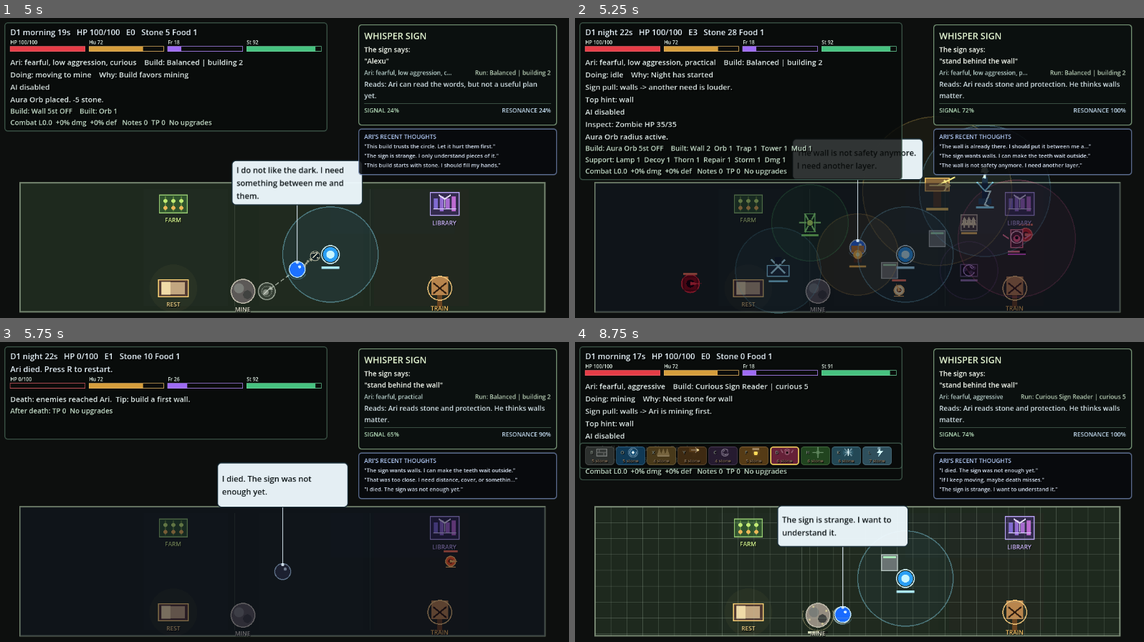
Above: before the commit, frames 1-4 (two rows, left to right).
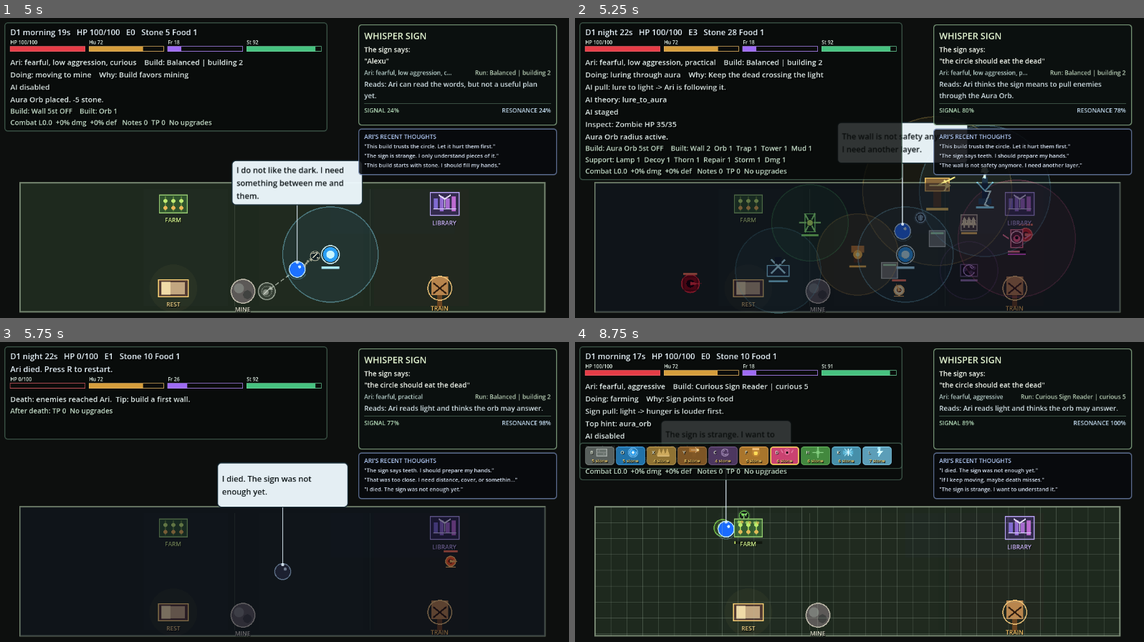
Above: after the commit, the same moments.

Repository: JoranHein/ai-survival-trainer
Game: Godot game, scene res://scenes/main/Main.tscn
The game is run twice, just before and just after one commit, with the same random seed, the same clock (stepped at 60 frames per second) and the same inputs.
Inputs (mouse positions are in pixels of both pictures, inside the frame that each line leads up to):
- Up to frame 1 (5 s): tap Enter at 0.5 s; move the mouse to (409, 159) at 0.52 s; hold D 0.53-1.25 s; tap T at 0.6 s; click (409, 159) at 0.67 s; click (455, 177) at 1.27 s; type "Alex" at 1.35 s; move the mouse to (170, 192) at 2.02 s; tap U at 2.1 s; click "Commit" at 2.75 s; move the mouse to (341, 105) at 3.52 s; hold D from 3.53 s (still down); tap R at 3.6 s; move the mouse to (256, 240) at 4.27 s; tap P at 4.35 s; click (256, 240) at 4.42 s
- Up to frame 2 (5.25 s): move the mouse to (1030, 222) at 5.02 s; release D at 5.03 s; tap V at 5.1 s
- Up to frame 3 (5.75 s): no input
- Up to frame 4 (8.75 s): tap R at 5.75 s; move the mouse to (683, 450) at 5.77 s; tap 1 at 5.85 s; move the mouse to (887, 498) at 6.52 s; tap 2 at 6.6 s; click (887, 498) at 6.67 s; move the mouse to (774, 420) at 7.27 s; hold D from 7.28 s (still down); tap 3 at 7.35 s; move the mouse to (984, 483) at 8.02 s; tap 4 at 8.1 s

Frame 1 is identical in both runs. In frame 2, 5.6% of the frame differs, in the area x 1-96%, y 13-80%; in frame 3, 1.1%; in frame 4, 11%, in the area x 1-97%, y 3-98%.

Commit message:
Add combat training behavior

Diff:
--- a/godot_game/scripts/ari/AriController.gd
+++ b/godot_game/scripts/ari/AriController.gd
@@ -274,7 +274,7 @@
 
 	var to_target := target_position - global_position
 	if to_target.length() > build_arrive_distance:
-		current_action = "moving to %s" % job
+		current_action = _moving_action_for_job(job)
 		global_position += to_target.normalized() * minf(move_speed * delta, to_target.length())
 		queue_redraw()
 		return false
@@ -316,6 +316,8 @@
 		return _make_action_cue("reflect", phase, Color(0.74, 0.66, 1.0, 1.0))
 	if action.find("repair") >= 0:
 		return _make_action_cue("repair", phase, Color(0.48, 0.88, 1.0, 1.0))
+	if action.find("flee") >= 0:
+		return _make_action_cue("flee", phase, Color(1.0, 0.46, 0.34, 1.0))
 	if action.find("cover") >= 0 or action.find("lure") >= 0 or action.find("aura") >= 0:
 		return _make_action_cue("wait", phase, Color(0.70, 0.88, 1.0, 1.0))
 	if (
@@ -444,6 +446,17 @@
 		"phase": phase,
 		"color": color,
 	}
+
+
+func _moving_action_for_job(job: String) -> String:
+	match job:
+		"use_cover":
+			return "moving to wall cover"
+		"lure_to_aura":
+			return "moving to aura lure"
+		"flee":
+			return "fleeing"
+	return "moving to %s" % job
 
 
 func _draw() -> void:
--- a/godot_game/scripts/ari/AriMind.gd
+++ b/godot_game/scripts/ari/AriMind.gd
@@ -4,6 +4,8 @@
 @export var target_wall_count := 2
 @export var target_aura_orb_count := 1
 @export var night_close_seconds := 8.0
+@export var night_flee_enemy_distance := 44.0
+@export var night_low_hp_ratio := 0.35
 
 
 func choose_daytime_job(context: Dictionary) -> Dictionary:
@@ -63,7 +65,10 @@
 	var sign_wall_preference := _hint(priority_hints, "wall")
 	var sign_aura_preference := _hint(priority_hints, "aura_orb")
 	var sign_mining_preference := _hint(priority_hints, "mining")
-	var sign_combat_preference := _hint(priority_hints, "combat_training")
+	var sign_combat_preference := maxf(
+		maxf(_hint(priority_hints, "combat_training"), _hint(priority_hints, "train_combat")),
+		maxf(_hint(priority_hints, "fight"), _hint(priority_hints, "prepare_weapon"))
+	)
 	var sign_food_preference := _hint(priority_hints, "farm_food")
 	var sign_trap_preference := _hint(priority_hints, "build_trap")
 	var sign_tower_preference := _hint(priority_hints, "build_tower")
@@ -273,6 +278,45 @@
 	return _job("wait_or_idle", "Basic defenses ready")
 
 
+func choose_night_tactic(context: Dictionary) -> Dictionary:
+	if not bool(context.get("is_night", false)):
+		return _job("wait_or_idle", "Night tactic inactive")
+	if int(context.get("enemy_count", 0)) <= 0:
+		return _job("wait_or_idle", "Night has started")
+
+	var priority_hints := _priority_hints(context)
+	var cover_preference := maxf(
+		maxf(_hint(priority_hints, "use_existing_wall"), _hint(priority_hints, "wait_behind_wall")),
+		maxf(_hint(priority_hints, "use_cover"), _hint(priority_hints, "hide"))
+	)
+	var aura_lure_preference := _hint(priority_hints, "lure_to_aura")
+	var flee_preference := maxf(_hint(priority_hints, "flee"), _hint(priority_hints, "kite"))
+	var has_valid_cover := bool(context.get("has_valid_cover", int(context.get("wall_count", 0)) > 0))
+	var has_valid_aura := bool(context.get("has_valid_aura", int(context.get("aura_orb_count", 0)) > 0))
+	var nearest_enemy_distance := float(context.get("nearest_enemy_distance", INF))
+	var ari_hp_ratio := clampf(float(context.get("ari_hp_ratio", 1.0)), 0.0, 1.0)
+	var wants_cover := cover_preference > 0.25
+	var wants_aura_lure := aura_lure_preference > 0.25
+
+	if ari_hp_ratio <= night_low_hp_ratio:
+		return _job("flee", "HP is low; move away from danger")
+	if nearest_enemy_distance <= night_flee_enemy_distance:
+		return _job("flee", "Enemies are too close; move")
+	if wants_cover and not has_valid_cover:
+		return _job("flee", "The wall is gone; find another answer")
+	if wants_aura_lure and not has_valid_aura:
+		return _job("flee", "The light is gone; find another answer")
+	if wants_aura_lure and has_valid_aura and aura_lure_preference >= cover_preference:
+		return _job("lure_to_aura", "Keep the dead crossing the light")
+	if wants_cover and has_valid_cover:
+		return _job("use_cover", "Keep the wall between Ari and teeth")
+	if wants_aura_lure and has_valid_aura:
+		return _job("lure_to_aura", "Keep the dead crossing the light")
+	if flee_preference > 0.25:
+		return _job("flee", "Sign asks for distance")
+	return _job("wait_or_idle", "No night tactic")
+
+
 func thought_for_job(job: String, reason: String, personality := {}, run_build := {}) -> String:
 	var lower_reason := reason.to_lower()
 	match job:
@@ -336,6 +380,16 @@
 			return "The wall is already there. I should put it between me and their teeth."
 		"lure_to_aura":
 			return "If they cross the light, I do not have to touch them."
+		"flee":
+			if lower_reason.find("wall") >= 0:
+				return "The wall is gone. I need another answer."
+			if lower_reason.find("light") >= 0:
+				return "The light is gone. I need to move before they reach me."
+			if lower_reason.find("close") >= 0:
+				return "They are too close. I have to move."
+			if lower_reason.find("hp") >= 0 or lower_reason.find("low") >= 0:
+				return "I am too hurt to trust this spot."
+			return "This place is not safe. I have to move."
 		"build_storm_rod":
 			if lower_reason.find("wings") >= 0 or lower_reason.find("sky") >= 0:
 				return "The wall did not reach the sky. The storm might."
--- a/godot_game/scripts/ari/SignMind.gd
+++ b/godot_game/scripts/ari/SignMind.gd
@@ -23,7 +23,7 @@
 ]
 
 const KEYWORDS := {
-	"combat_training": ["train", "training", "combat", "fight", "hurt", "attack", "weapon", "weapons", "sword", "bow", "arrow", "arrows", "kill", "teeth", "danger", "hands"],
+	"combat_training": ["train", "training", "combat", "fight", "hurt", "attack", "weapon", "weapons", "sword", "bow", "arrow", "arrows", "kill", "teeth", "danger", "hands", "prepare", "ready", "hit", "hits", "hitting"],
 	"range": ["bow", "arrow", "arrows", "distance", "far"],
 	"wall": ["wall", "walls", "stone", "fortress", "protect"],
 	"aura_orb": ["light", "circle", "orb", "ward"],
--- a/godot_game/scripts/world/World.gd
+++ b/godot_game/scripts/world/World.gd
@@ -271,27 +271,25 @@
 		"morning_idle":
 			_stage_morning_intent_path()
 		"midday_alive":
-			select_run_build_preset(3, false)
-			commit_sign("stand behind the wall")
+			select_run_build_preset(6, false)
+			commit_sign("train combat before night")
 			var arena := get_arena_rect()
 			resource_system.call("add_stone", 84)
 			resource_system.call("add_food", 2)
 			_place_visual_review_defense_layout(arena)
 			_damage_structure_near(arena.get_center() + Vector2(72.0, -16.0), 26.0)
-			sign_interpretation = "Ari thinks the sign means to use the existing wall as cover."
+			sign_interpretation = "Ari reads danger and practice. The dummy may help."
 			sign_priority_hints = _normalize_ai_priority_hints({
-				"use_existing_wall": 0.9,
-				"wait_behind_wall": 0.85,
-				"use_cover": 0.9,
-				"build_wall": 0.1,
+				"train_combat": 0.9,
+				"fight": 0.65,
 			})
 			sign_strength = 0.78
 			sign_resonance = 0.76
-			ai_survival_theory = "use_cover"
+			ai_survival_theory = "train_combat"
 			ai_status = "AI staged"
 			_stage_ari_needs(68.0, 82.0, 22.0)
 			day_night.advance(21.0)
-			_advance_debug_daytime(4.0)
+			_advance_debug_daytime(7.0)
 			_set_status_message("Ari read the sign.", 1.8)
 			_show_current_job_thought(true)
 			selected_build_type = SPIKE_TRAP_BUILD_ID
@@ -305,6 +303,16 @@
 			resource_system.call("add_stone", 84)
 			_place_visual_review_defense_layout(arena)
 			_damage_structure_near(arena.get_center() + Vector2(72.0, -16.0), 26.0)
+			commit_sign("the circle should eat the dead")
+			sign_interpretation = "Ari thinks the sign means to pull enemies through the Aura Orb."
+			sign_priority_hints = _normalize_ai_priority_hints({
+				"lure_to_aura": 0.95,
+				"place_aura_orb": 0.2,
+			})
+			sign_strength = 0.80
+			sign_resonance = 0.78
+			ai_survival_theory = "lure_to_aura"
+			ai_status = "AI staged"
 			selected_build_type = AURA_ORB_BUILD_ID
 			build_grid.call("set_selected_build_type", selected_build_type)
 			_set_status_message("Aura Orb radius active.", 2.0)
@@ -312,6 +320,7 @@
 			_spawn_enemy(arena.position + Vector2(arena.size.x * 0.58, arena.size.y * 0.84), "runner")
 			_spawn_enemy(arena.position + Vector2(arena.size.x * 0.18, arena.size.y * 0.78), "brute")
 			_spawn_enemy(arena.position + Vector2(arena.size.x * 0.75, arena.size.y * 0.18), "flying")
+			_advance_ari_night_tactic(1.0)
 			_show_current_job_thought(true)
 			_damage_structure_near(arena.get_center() + Vector2(72.0, -16.0), 999.0)
 		"ari_dead_or_damaged":
@@ -1120,8 +1129,7 @@
 		_clear_ari_intent()
 		return
 	if day_night.is_night():
-		_clear_ari_intent()
-		ari.call("stop_daytime_job", "Night has started")
+		_advance_ari_night_tactic(delta)
 		return
 
 	if _is_mining_enabled():
@@ -1188,6 +1196,28 @@
 			ari.call("wait_near", delta, wait_position, reason)
 
 
+func _advance_ari_night_tactic(delta: float) -> void:
+	if enemies.is_empty():
+		_clear_ari_intent()
+		ari.call("stop_daytime_job", "Night has started")
+		return
+
+	var decision: Dictionary = ari_mind.call("choose_night_tactic", _get_night_tactic_context())
+	var job := str(decision.get("job", "wait_or_idle"))
+	var reason := str(decision.get("reason", "Night has started"))
+	match job:
+		"use_cover":
+			_advance_ari_cover_job(delta, reason)
+		"lure_to_aura":
+			_advance_ari_aura_lure_job(delta, reason)
+		"flee":
+			_advance_ari_flee_job(delta, reason)
+		_:
+			var wait_position := _get_defense_wait_position()
+			_set_ari_intent(wait_position, "Wait")
+			ari.call("wait_near", delta, wait_position, reason)
+
+
 func _advance_ari_build_job(delta: float, build_type: String, reason: String) -> void:
 	var slot := _get_next_build_slot(build_type)
 	if not slot.has("cell"):
@@ -1226,11 +1256,12 @@
 func _advance_ari_cover_job(delta: float, reason: String) -> void:
 	var cover := _find_cover_position()
 	if not bool(cover.get("valid", false)):
-		var wait_position := _get_defense_wait_position()
-		_set_ari_intent(wait_position, "Cover")
-		ari.call("wait_near", delta, wait_position, "No wall cover available")
+		_advance_ari_flee_job(delta, "The wall is gone; find another answer")
 		return
 	var target_position: Vector2 = cover["position"]
+	if day_night.is_night() and _is_position_too_dangerous(target_position):
+		_advance_ari_flee_job(delta, "Enemies are too close; move")
+		return
 	_set_ari_intent(target_position, "Cover")
 	ari.call("advance_move_job", delta, "use_cover", reason, target_position, "using wall cover")
 
@@ -1238,13 +1269,20 @@
 func _advance_ari_aura_lure_job(delta: float, reason: String) -> void:
 	var lure := _find_aura_lure_position()
 	if not bool(lure.get("valid", false)):
-		var wait_position := _get_defense_wait_position()
-		_set_ari_intent(wait_position, "Lure")
-		ari.call("wait_near", delta, wait_position, "No aura lure available")
+		_advance_ari_flee_job(delta, "The light is gone; find another answer")
 		return
 	var target_position: Vector2 = lure["position"]
+	if day_night.is_night() and _is_position_too_dangerous(target_position):
+		_advance_ari_flee_job(delta, "Enemies are too close; move")
+		return
 	_set_ari_intent(target_position, "Lure")
 	ari.call("advance_move_job", delta, "lure_to_aura", reason, target_position, "luring through aura")
+
+
+func _advance_ari_flee_job(delta: float, reason: String) -> void:
+	var target_position := _find_flee_position()
+	_set_ari_intent(target_position, "Flee")
+	ari.call("advance_move_job", delta, "flee", reason, target_position, "fleeing")
 
 
 func _get_ari_mind_context() -> Dictionary:
@@ -1288,6 +1326,18 @@
 	}
 
 
+func _get_night_tactic_context() -> Dictionary:
+	var context := _get_ari_mind_context()
+	var cover := _find_cover_position()
+	var lure := _find_aura_lure_position()
+	context["enemy_count"] = enemies.size()
+	context["nearest_enemy_distance"] = _nearest_enemy_distance_from(ari.global_position if ari != null else _get_defense_anchor())
+	context["ari_hp_ratio"] = _get_ari_hp_ratio()
+	context["has_valid_cover"] = bool(cover.get("valid", false))
+	context["has_valid_aura"] = bool(lure.get("valid", false))
+	return context
+
+
 func _get_run_build_context() -> Dictionary:
 	if run_build != null and run_build.has_method("get_context"):
 		var context = run_build.call("get_context")
@@ -1325,6 +1375,12 @@
 		"damage_bonus": 0.0,
 		"defense_training": 0.0,
 	}
+
+
+func _get_ari_hp_ratio() -> float:
+	if ari == null:
+		return 0.0
+	return clampf(float(ari.get("hp")) / maxf(float(ari.get("max_hp")), 1.0), 0.0, 1.0)
 
 
 func _get_ari_needs() -> Dictionary:
@@ -1538,7 +1594,10 @@
 	var anchor := _get_defense_anchor()
 	var wall_position: Vector2 = wall.global_position
 	var direction := anchor - wall_position
-	if direction.length() < 0.1 and ari != null:
+	var enemy := get_nearest_enemy(wall_position)
+	if enemy != null:
+		direction = wall_position - enemy.global_position
+	elif direction.length() < 0.1 and ari != null:
 		direction = ari.global_position - wall_position
 	if direction.length() < 0.1:
 		direction = Vector2.LEFT
@@ -1556,7 +1615,10 @@
 	var anchor := _get_defense_anchor()
 	var aura_position: Vector2 = aura.global_position
 	var direction := anchor - aura_position
-	if direction.length() < 0.1 and ari != null:
+	var enemy := get_nearest_enemy(aura_position)
+	if enemy != null:
+		direction = aura_position - enemy.global_position
+	elif direction.length() < 0.1 and ari != null:
 		direction = ari.global_position - aura_position
 	if direction.length() < 0.1:
 		direction = Vector2.LEFT
@@ -1569,6 +1631,33 @@
 		"position": _clamp_point_to_arena(aura_position + direction.normalized() * minf(radius * 0.55, 58.0)),
 		"structure": aura,
 	}
+
+
+func _find_flee_position() -> Vector2:
+	var origin := ari.global_position if ari != null else _get_defense_anchor()
+	var nearest_enemy := get_nearest_enemy(origin)
+	var base_direction := _get_defense_anchor() - origin
+	if nearest_enemy != null:
+		base_direction = origin - nearest_enemy.global_position
+	if base_direction.length() < 0.1:
+		base_direction = Vector2.LEFT
+	base_direction = base_direction.normalized()
+
+	var directions := [
+		base_direction,
+		base_direction.rotated(0.62),
+		base_direction.rotated(-0.62),
+		(_get_defense_anchor() - origin).normalized() if _get_defense_anchor().distance_to(origin) > 1.0 else Vector2.LEFT,
+	]
+	var best_position := _clamp_point_to_arena(origin + base_direction * 112.0)
+	var best_distance := _nearest_enemy_distance_from(best_position)
+	for direction in directions:
+		var candidate := _clamp_point_to_arena(origin + direction * 112.0)
+		var distance := _nearest_enemy_distance_from(candidate)
+		if distance > best_distance:
+			best_distance = distance
+			best_position = candidate
+	return best_position
 
 
 func _nearest_valid_structure(candidates: Array) -> Node2D:
@@ -1586,6 +1675,36 @@
 			best_distance = distance
 			target = structure_node
 	return target
+
+
+func get_nearest_enemy(origin = null) -> Node2D:
+	var check_origin := ari.global_position if ari != null else _get_defense_anchor()
+	if typeof(origin) == TYPE_VECTOR2:
+		check_origin = origin
+	var target: Node2D = null
+	var best_distance := INF
+	for enemy in enemies:
+		if not is_instance_valid(enemy):
+			continue
+		var enemy_node := enemy as Node2D
+		if enemy_node == null:
+			continue
+		var distance := check_origin.distance_to(enemy_node.global_position)
+		if distance < best_distance:
+			best_distance = distance
+			target = enemy_node
+	return target
+
+
+func _nearest_enemy_distance_from(point: Vector2) -> float:
+	var nearest_enemy := get_nearest_enemy(point)
+	if nearest_enemy == null:
+		return INF
+	return point.distance_to(nearest_enemy.global_position)
+
+
+func _is_position_too_dangerous(point: Vector2, danger_distance := 42.0) -> bool:
+	return _nearest_enemy_distance_from(point) <= danger_distance
 
 
 func _clamp_point_to_arena(point: Vector2) -> Vector2:
@@ -2384,8 +2503,8 @@
 		float(normalized.get("lure_to_aura", 0.0))
 	))
 	_set_hint_max(normalized, "combat_training", maxf(
-		float(normalized.get("train_combat", 0.0)),
-		float(normalized.get("fight", 0.0))
+		maxf(float(normalized.get("train_combat", 0.0)), float(normalized.get("fight", 0.0))),
+		float(normalized.get("prepare_weapon", 0.0))
 	))
 	_set_hint_max(normalized, "defensive_wait", maxf(
 		maxf(float(normalized.get("wait_or_idle", 0.0)), float(normalized.get("use_existing_wall", 0.0))),
--- a/godot_game/tests/ai_pipeline_test.gd
+++ b/godot_game/tests/ai_pipeline_test.gd
@@ -11,6 +11,7 @@
 const PermanentInsightBookScript = preload("res://scripts/ari/PermanentInsightBook.gd")
 const WisdomSynthesizerScript = preload("res://scripts/ari/WisdomSynthesizer.gd")
 const AriMindScript = preload("res://scripts/ari/AriMind.gd")
+const SignMindScript = preload("res://scripts/ari/SignMind.gd")
 
 var failures: Array[String] = []
 
@@ -26,6 +27,7 @@
 
 	await _test_bridge_health_and_raw_validation(bridge)
 	_test_deep_interpretation_contract(bridge)
+	_test_local_combat_signs()
 	_test_ai_tactical_priority_jobs()
 	_test_memory_records_events()
 	_test_chronicle_validates_scribe_notes()
@@ -161,7 +163,103 @@
 	}))
 	_assert(repair_decision.get("job", "") == "wait_or_idle", "repair hint without damaged structures should not invent a new repair system")
 	_assert(str(repair_decision.get("reason", "")).to_lower().contains("repair"), "unavailable repair should still be reported as Ari's reason")
+
+	for training_case in [
+		{"key": "train_combat", "label": "train_combat"},
+		{"key": "fight", "label": "fight"},
+		{"key": "prepare_weapon", "label": "prepare_weapon"},
+	]:
+		var training_decision := ari_mind.choose_daytime_job(_base_mind_context({
+			"wall_count": 2,
+			"aura_orb_count": 1,
+			"priority_hints": {
+				str(training_case.get("key", "")): 0.9,
+			},
+		}))
+		_assert(training_decision.get("job", "") == "train_combat", "%s hint should make Ari train after basic defenses exist" % str(training_case.get("label", "")))
+		_assert(str(training_decision.get("reason", "")).to_lower().contains("prepare") or str(training_decision.get("reason", "")).to_lower().contains("combat"), "%s training reason should explain combat preparation" % str(training_case.get("label", "")))
+
+	_assert(ari_mind.has_method("choose_night_tactic"), "AriMind should choose tactical night behavior")
+	if not ari_mind.has_method("choose_night_tactic"):
+		ari_mind.free()
+		return
+
+	var night_cover_decision: Dictionary = ari_mind.call("choose_night_tactic", _base_mind_context({
+		"is_night": true,
+		"phase": "night",
+		"enemy_count": 2,
+		"nearest_enemy_distance": 118.0,
+		"ari_hp_ratio": 0.82,
+		"wall_count": 1,
+		"has_valid_cover": true,
+		"priority_hints": {
+			"use_existing_wall": 0.8,
+			"wait_behind_wall": 0.9,
+			"use_cover": 0.9,
+		},
+	}))
+	_assert(night_cover_decision.get("job", "") == "use_cover", "night cover hints should keep Ari using wall cover")
+
+	var night_aura_decision: Dictionary = ari_mind.call("choose_night_tactic", _base_mind_context({
+		"is_night": true,
+		"phase": "night",
+		"enemy_count": 2,
+		"nearest_enemy_distance": 112.0,
+		"ari_hp_ratio": 0.9,
+		"wall_count": 1,
+		"aura_orb_count": 1,
+		"has_valid_aura": true,
+		"priority_hints": {
+			"lure_to_aura": 0.95,
+		},
+	}))
+	_assert(night_aura_decision.get("job", "") == "lure_to_aura", "night aura hint should keep Ari luring through an existing orb")
+
+	var close_enemy_decision: Dictionary = ari_mind.call("choose_night_tactic", _base_mind_context({
+		"is_night": true,
+		"phase": "night",
+		"enemy_count": 1,
+		"nearest_enemy_distance": 28.0,
+		"ari_hp_ratio": 0.7,
+		"wall_count": 1,
+		"has_valid_cover": true,
+		"priority_hints": {
+			"use_cover": 0.9,
+		},
+	}))
+	_assert(close_enemy_decision.get("job", "") == "flee", "Ari should flee when enemies are too close for the tactic")
+	_assert(str(close_enemy_decision.get("reason", "")).to_lower().contains("close"), "flee reason should explain close danger")
+
+	var broken_cover_decision: Dictionary = ari_mind.call("choose_night_tactic", _base_mind_context({
+		"is_night": true,
+		"phase": "night",
+		"enemy_count": 1,
+		"nearest_enemy_distance": 90.0,
+		"ari_hp_ratio": 0.8,
+		"wall_count": 0,
+		"has_valid_cover": false,
+		"priority_hints": {
+			"use_cover": 0.9,
+		},
+	}))
+	_assert(broken_cover_decision.get("job", "") == "flee", "Ari should reposition when sign cover fails at night")
+	_assert(str(broken_cover_decision.get("reason", "")).to_lower().contains("wall"), "failed cover reason should mention the wall")
 	ari_mind.free()
+
+
+func _test_local_combat_signs() -> void:
+	var sign_mind: SignMind = SignMindScript.new()
+	for sign_text in [
+		"train before night",
+		"make your hands hurt them",
+		"teeth are coming",
+		"fight the dead",
+		"be ready to hit",
+	]:
+		var interpretation := sign_mind.interpret_sign(sign_text)
+		var hints: Dictionary = interpretation.get("priority_hints", {})
+		_assert(float(hints.get("combat_training", 0.0)) > 0.0, "local SignMind should read '%s' as combat training" % sign_text)
+	sign_mind.free()
 
 
 func _base_mind_context(overrides: Dictionary) -> Dictionary:
